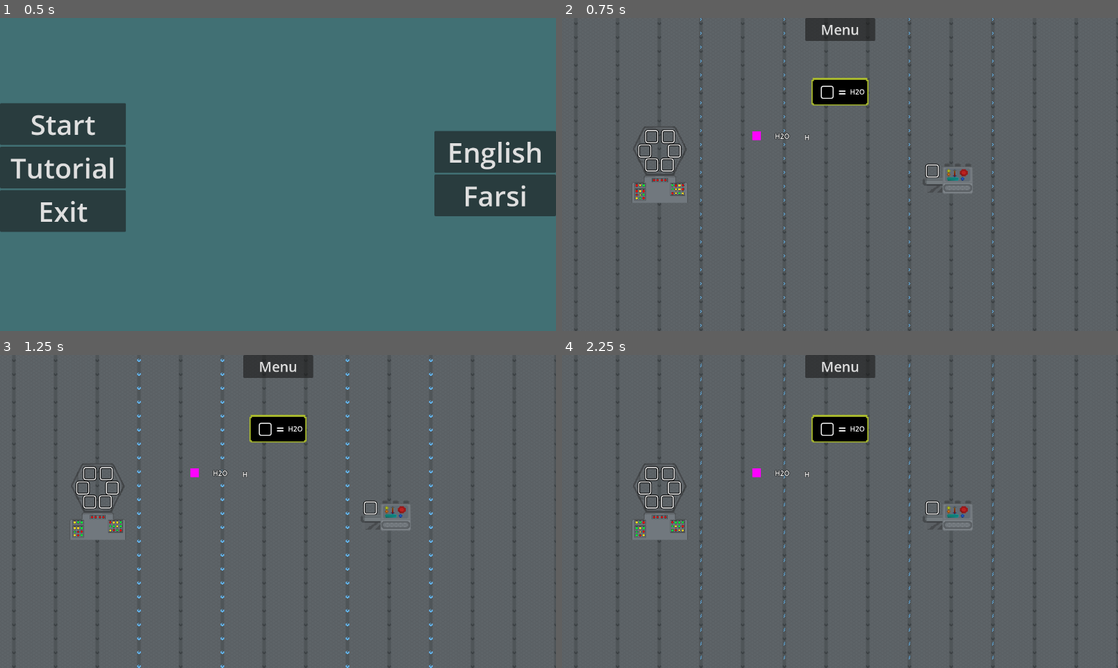
Above: before the commit, frames 1-4 (two rows, left to right).
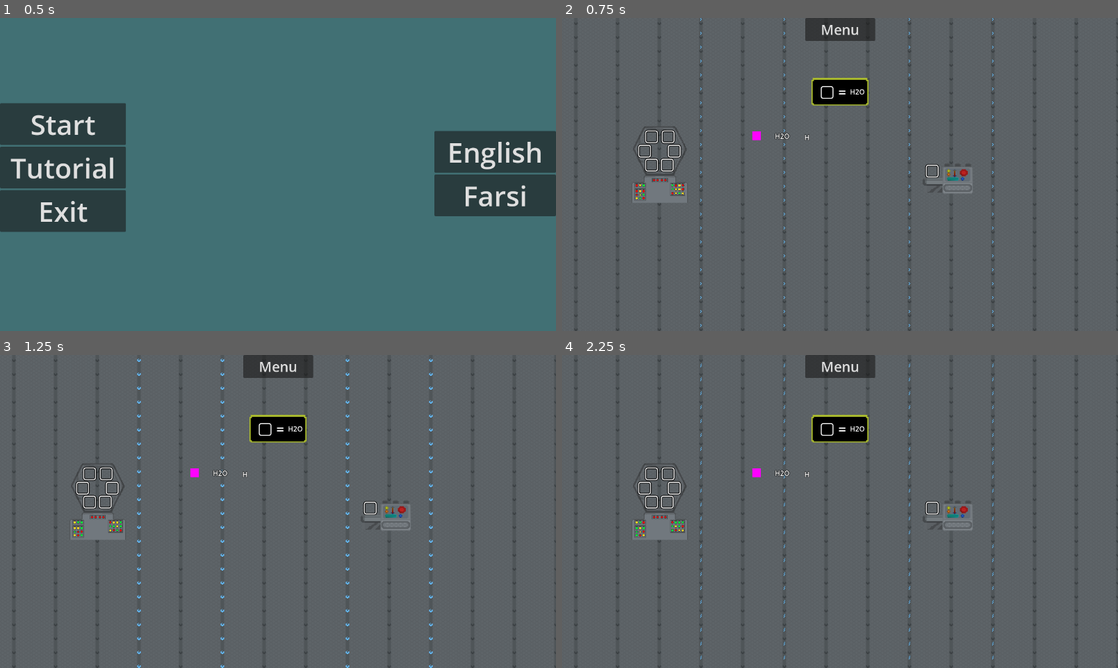
Above: after the commit, the same moments.

Repository: samtabareh/BackLabs
Game: Godot game, scene res://Scenes/Main Menu/Main.tscn
Same seed, same stepped clock (60 frames per second), same inputs: the game is played once before the commit and once after it.
Inputs:
- Up to frame 1 (0.5 s): no input
- Up to frame 2 (0.75 s): click "Start" at 0.5 s
- Up to frame 3 (1.25 s): no input
- Up to frame 4 (2.25 s): click "Menu" at 1.25 s; click "Continue" at 2 s

Frame 1 is identical in both runs. In frame 2, 0.2% of the frame differs, in the area x 13-68%, y 21-51%; in frame 3, 0.2%; in frame 4, 0.2%.

Commit message:
Small Update

Diff:
--- a/Objects/Slot/Slot.tscn
+++ b/Objects/Slot/Slot.tscn
@@ -6,7 +6,7 @@
 size = Vector2(30, 30)
 
 [sub_resource type="LabelSettings" id="LabelSettings_sluxo"]
-font_size = 39
+font_size = 38
 outline_size = 6
 outline_color = Color(0, 0, 0, 1)
 
Binary file changed: Localization - Sheet1.en.translation
Binary file changed: Localization - Sheet1.fa.translation
